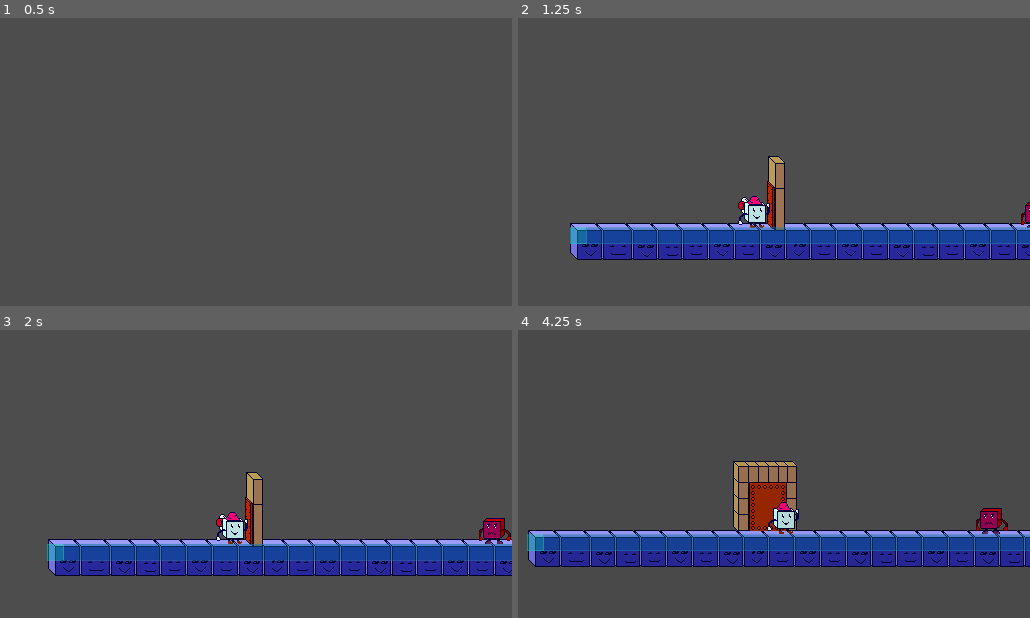
Above: before the commit, frames 1-4 (two rows, left to right).
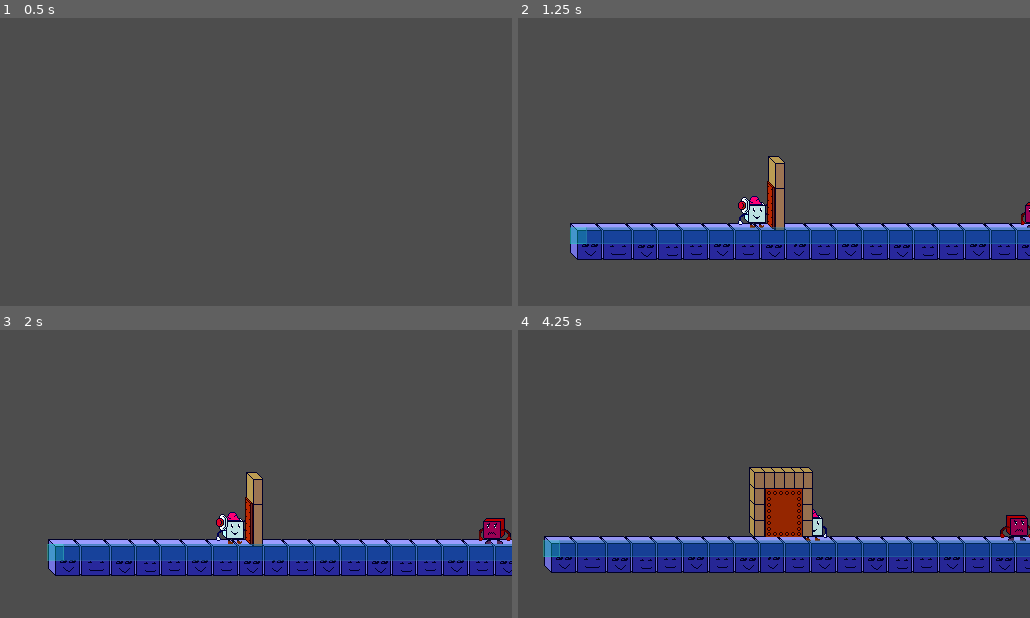
Above: after the commit, the same moments.

Repository: Doomn00b/Kewb
Game: Godot game, scene res://GUI/SplashScreenManager.tscn
The game is run twice, just before and just after one commit, with the same random seed, the same clock (stepped at 60 frames per second) and the same inputs.
Inputs:
- Up to frame 1 (0.5 s): no input
- Up to frame 2 (1.25 s): tap Enter (ui_accept) at 0.5 s; hold Right (move_forward) from 0.53 s (still down); tap Z (attack) at 0.6 s; tap Space (jump) at 0.77 s
- Up to frame 3 (2 s): keep holding Right (move_forward); tap X (charge) at 1.35 s; tap Space (jump) at 1.52 s
- Up to frame 4 (4.25 s): release Right (move_forward) at 2.03 s; hold Left (move_back) 2.03-2.78 s; tap Z (attack) at 2.1, 3.6 s; hold Right (move_forward) from 2.78 s (still down); tap X (charge) at 2.85 s; tap Space (jump) at 3.02, 3.77 s

Frame 1 is identical in both runs. In frame 2, less than 0.1% of the frame differs, in the area x 44-50%, y 63-69%; in frame 3, less than 0.1%; in frame 4, 15%, in the area x 1-100%, y 45-85%.

Commit message:
CODE: Revised level-transitioning and game-management. Tom broke my mind with the new code...

Diff:
--- a/GameManager.gd
+++ b/GameManager.gd
@@ -1,15 +1,14 @@
 class_name GameManager
 extends Node
-
 #This is our Singleton that remembers our score and other things, in-between scenes.
 #The GAME MANAGER, essentially.
-
 @export var level_2D : Node2D #We set up a variable for the levels.
 @export var gui : Control #A variable for the various Graphical User Interface.
 
 var current_level2d : Node2D
 var current_gui : Control
-var scene_cache: Dictionary = {} #Store loaded scenes by path. We make a dictionary for our scenes, so we don't overload memory.
+var level_dict : Dictionary[String, Node2D] = {}
+var gui_dict : Dictionary[String, Control] = {} #Store loaded scenes by path. We make a dictionary for our scenes, so we don't overload memory.
 var is_game_over : bool = false #Boolean that controls if the game is over or not.
 #var score: int = 0 #We have a variable for score, which of course starts at zero.
 static var instance : GameManager
@@ -18,15 +17,12 @@
 	instance = self
 
 func _ready() -> void:
-	current_gui = %GUI
+	current_gui = null
 	current_level2d = level_2D #When you start, the current Level2D should just be the preset one.
 	#The below gui-change code with a dictionary may be sus...
-	if current_gui.scene_file_path: #If there's a current gui and it has a filepath, then...
-		scene_cache[current_gui.scene_file_path] = current_gui #...look into the scene-cache using the filepath and make that the current gui.
-
-	#if current_level2d.scene_file_path:
-		#scene_cache[current_level2d.scene_file_path] = current_level2d
-	#
+	level_dict["Level1"] = %LevelTest1
+	level_dict["Level2"] = %LevelTest2
+	gui_dict["PauseMenu"] = %PauseMenu
 # Called every frame. 'delta' is the elapsed time since the previous frame.
 func _process(_delta: float) -> void:
 	if Input.is_action_just_pressed("ui_accept") and is_game_over == true:
@@ -35,10 +31,9 @@
 		get_tree().reload_current_scene() #We get the whole tree, everything in every scene & then we reload the current scene, aka level.
 		reset_values() #And reset the values too.
 
-func change_level2D(new_level : PackedScene,
-	delete: bool = true,
-	keep_running: bool = false,
-	transition: bool = true, #Wait... WHEN does this become true?!
+func change_level2D(new_level : String,
+	target_area : int,
+	transition: bool = true,
 	seconds: float = 0.8) -> void:
 
 	#Condition to run a scene-transition.
@@ -47,58 +42,28 @@
 		TransitionController.instance.transition_out(seconds) #Get the instance of the controller & run the transition_out function.
 		await TransitionController.instance.animation_player.animation_finished #Wait until the animation is done.
 	#End transition-condition.
-	current_level2d.queue_free()
-	current_level2d = new_level.instantiate()
-	add_sibling.call_deferred(current_level2d)
+	#OLD LEVEL TURN OFF
+	current_level2d.visible = false
+	current_level2d.process_mode = Node.PROCESS_MODE_DISABLED
 
-	TransitionController.instance.transition_in(seconds) #Now we run the fade in transition as well.
+	current_level2d = level_dict[new_level]
 
+	#NEW LEVEL TURN ON
+	current_level2d.place_player(Player.instance, target_area)
+	await get_tree().process_frame
+	current_level2d.visible = true
+	current_level2d.process_mode = Node.PROCESS_MODE_INHERIT
 
-#func change_level2D(
-	##function variables
-	#new_lvlscene: String,
-	#delete: bool = true,
-	#keep_running: bool = false,
-	#transition: bool = true,
-	#transition_in: String = "fade_in",
-	#transition_out: String = "fade_out",
-	#seconds: float = 0.8) -> void:
-		#
-	##Condition to run a scene-transition.
-	#if transition:
-		#TransitionController.instance.transition(transition_out, seconds) #Get the instance of the controller & run the transition-function, with the fade_out animation as a variable.
-		#await TransitionController.instance.animation_player.animation_finished #Wait until the animation is done.
-	##End transition-condition.
-		#
-	#if current_level2d != null: #If there's a current level running, then...
-		#if delete:
-			#var scene_path = current_level2d.scene_file_path
-			#current_level2d.queue_free() #Removes the level entirely.
-			#scene_cache.erase(scene_path) #remove it from dictionary.
-		#elif keep_running:
-			#current_level2d.visible = false #Keeps the level in memory and RUNNING, but invisible.
-		#else:
-			#level_2D.remove_child(current_level2d) #This keeps the Level in memory, but NOT running.
-	##var newL2D = load(new_lvlscene).instantiate() #Variable that defines a new Level based on a new instance of new_lvlscene.
-	##level_2D.add_child(newL2D) #We make the new popup/gui a child of gui, so it appears under it in the editor.
-	##current_level2d = newL2D
-	#var new_level: Node2D
-	#if scene_cache.has(new_lvlscene):
-		#new_level = scene_cache[new_lvlscene]
-		#if new_level.get_parent() == null:
-			#level_2D.add_child(new_level)
-		##TransitionController.instance.transition(transition_in, seconds) #We do a transition BEFORE we make the level entirely visible.
-		#new_level.visible = true
-	#
-	#TransitionController.instance.transition(transition_in, seconds) #Now we run the fade in transition as well.
-	#
+	if transition == true:
+		TransitionController.instance.transition_in(seconds) #Now we run the fade in transition as well.
+
 #This function manages GUI-scenes/prefabs
 func change_gui_scene(
 	#Local variables (WHY do I need to make these local?? seems like extra text.)
 	new_guiscene: String,
-	delete: bool = true,
-	keep_running: bool = false,
-	transition: bool = true,
+	delete: bool,
+	keep_running: bool,
+	transition: bool,
 	seconds: float = 0.8 ) -> void:
 
 	#Condition to run a gui scene-transition.
@@ -106,27 +71,27 @@
 		print_debug("We shall run a transition")
 		TransitionController.instance.transition_out(seconds) #Get the instance of the controller & run the transition_out function.
 		await TransitionController.instance.animation_player.animation_finished #Wait until the animation is done.
+	elif transition == false:
+		pass
 	#End transition-condition.
 
 	#Conditions to change GUI.
 	if current_gui != null: #If we've currently got a GUI...
 		if delete:
-			var scene_path = current_gui.scene_file_path #store the file path of the current gui in the dictionary in this variable.
 			current_gui.queue_free() #Remove from memory.
-			scene_cache.erase(scene_path) #remove it from dictionary.
+			gui_dict.erase(gui_dict.find_key(current_gui)) #remove it from dictionary.
 		elif keep_running:
 			current_gui.visible = false #Keeps the gui in memory and running.
-		else:
-			gui.remove_child(current_gui) #This keeps the GUI in memory, but NOT running.
+			current_gui.process_mode = Node.PROCESS_MODE_DISABLED
 
 	var new_gui: Control
-	if scene_cache.has(new_guiscene):
-		new_gui = scene_cache[new_guiscene]
-		if new_gui.get_parent() == null:
-			gui.add_child(new_gui)
+	if gui_dict.has(new_guiscene):
+		new_gui = gui_dict[new_guiscene]
 		new_gui.visible = true
+		new_gui.process_mode = Node.PROCESS_MODE_INHERIT
 
-	TransitionController.instance.transition_in(seconds) #Now we run the fade in transition as well.
+	if transition == true:
+		TransitionController.instance.transition_in(seconds) #Now we run the fade in transition as well.
 
 func reset_values(): #Because you died, but you're restarting...
 	#score = 0
--- a/TransitionController.gd
+++ b/TransitionController.gd
@@ -9,14 +9,10 @@
 func _init() -> void:
 	instance = self
 
-#This function will reference the animationplayer and play the fade-in/out animations.
-#func transition(animation: String, seconds: float) -> void:
-	##For the length of the animation, we are adjusting the animation-speed by...
-	#animation_player.play(animation, -0.8, 0.8 / seconds) #...adjusting the animation-speed by dividing it with our desired time-length. (0.8 seconds)
-	#print_debug("Ran scene-transition fade.")
-
+#These functions will reference the animationplayer and play the fade-in/out animations.
+#For the length of the animation, we are adjusting the animation-speed by...
 func transition_in(seconds: float) -> void:
-	animation_player.play("fade_in", -0.8, 0.8 / seconds)
+	animation_player.play("fade_in", -0.8, 0.8 / seconds) #...dividing it with our desired time-length. (0.8 seconds)
 	print_debug("Ran fade in.")
 
 func transition_out(seconds: float) -> void:
--- a/characters/Player/player.gd
+++ b/characters/Player/player.gd
@@ -55,6 +55,10 @@
 var current_anim_state = AnimationState.PAIDLE
 var anim : AnimationPlayer
 var fist_time : Timer
+static var instance : Player
+
+func _init() -> void:
+	instance = self
 
 func _ready() -> void:
 	anim = %AnimationPlayer
--- a/levels/KewbTest1.tscn
+++ b/levels/KewbTest1.tscn
@@ -1,6 +1,6 @@
 [gd_scene format=4 uid="uid://catv4gbu1rp2n"]
 
-[ext_resource type="PackedScene" uid="uid://ck072mpnnrudx" path="res://characters/Player/player.tscn" id="1_34yvf"]
+[ext_resource type="Script" uid="uid://deekrqvtki7tj" path="res://levels/level.gd" id="1_prie1"]
 [ext_resource type="PackedScene" uid="uid://s3fiqrbtsdwi" path="res://characters/Enemies/enemy_kewb.tscn" id="2_j8rsw"]
 [ext_resource type="PackedScene" uid="uid://d2kxrorooo8fd" path="res://characters/Enemies/enemy_spawner.tscn" id="3_78frg"]
 [ext_resource type="Texture2D" uid="uid://b5nkwflr4ryos" path="res://Tilesets/kewb-tiles_blue.png" id="3_mg0xd"]
@@ -68,12 +68,16 @@
 [sub_resource type="RectangleShape2D" id="RectangleShape2D_q3et8"]
 size = Vector2(168, 16)
 
-[node name="LevelTest1" type="Node2D" unique_id=2143603366]
+[node name="LevelTest1" type="Node2D" unique_id=2143603366 node_paths=PackedStringArray("entry_points")]
 y_sort_enabled = true
+script = ExtResource("1_prie1")
+entry_points = [NodePath("EntryPoint"), NodePath("EntryPoint2")]
 
-[node name="Player" parent="." unique_id=1702685496 instance=ExtResource("1_34yvf")]
-z_index = 1
-position = Vector2(-336, 200)
+[node name="EntryPoint" type="Marker2D" parent="." unique_id=153490671]
+position = Vector2(-339, 198)
+
+[node name="EntryPoint2" type="Marker2D" parent="." unique_id=95239767]
+position = Vector2(174, 188)
 
 [node name="TestBlock" type="StaticBody2D" parent="." unique_id=1762496683 groups=["Obstacle", "Walls"]]
 position = Vector2(-446, 88)
@@ -151,7 +155,6 @@
 [node name="LevelTransition" parent="." unique_id=1965396953 instance=ExtResource("8_kjfbt")]
 position = Vector2(-417, 214)
 size = 4
-target_level = "uid://cepwkqqc6s3dp"
+target_level = "Level2"
 
-[editable path="Player"]
 [editable path="EnemySpawner2"]
--- a/levels/KewbTest2.tscn
+++ b/levels/KewbTest2.tscn
@@ -1,6 +1,6 @@
 [gd_scene format=4 uid="uid://cepwkqqc6s3dp"]
 
-[ext_resource type="PackedScene" uid="uid://ck072mpnnrudx" path="res://characters/Player/player.tscn" id="1_aq4yf"]
+[ext_resource type="Script" uid="uid://deekrqvtki7tj" path="res://levels/level.gd" id="1_ndik7"]
 [ext_resource type="PackedScene" uid="uid://d2kxrorooo8fd" path="res://characters/Enemies/enemy_spawner.tscn" id="2_62q5x"]
 [ext_resource type="PackedScene" uid="uid://s3fiqrbtsdwi" path="res://characters/Enemies/enemy_kewb.tscn" id="3_d4w2d"]
 [ext_resource type="Texture2D" uid="uid://b5nkwflr4ryos" path="res://Tilesets/kewb-tiles_blue.png" id="4_ikoun"]
@@ -60,11 +60,12 @@
 physics_layer_0/physics_material = SubResource("PhysicsMaterial_78frg")
 sources/1 = SubResource("TileSetAtlasSource_j8rsw")
 
-[node name="LevelTest2" type="Node2D" unique_id=2143603366]
+[node name="LevelTest2" type="Node2D" unique_id=2143603366 node_paths=PackedStringArray("entry_points")]
 y_sort_enabled = true
+script = ExtResource("1_ndik7")
+entry_points = [NodePath("EntryPoint"), NodePath("EntryPoint")]
 
-[node name="Player" parent="." unique_id=1702685496 instance=ExtResource("1_aq4yf")]
-z_index = 1
+[node name="EntryPoint" type="Marker2D" parent="." unique_id=1872710426]
 position = Vector2(-296, 200)
 
 [node name="TestBlock" type="StaticBody2D" parent="." unique_id=1762496683 groups=["Obstacle", "Walls"]]
@@ -118,7 +119,6 @@
 
 [node name="LevelTransition" parent="." unique_id=1965396953 instance=ExtResource("7_ndik7")]
 position = Vector2(-368, 208)
-target_level = "uid://catv4gbu1rp2n"
+target_level = "Level1"
 
-[editable path="Player"]
 [editable path="EnemySpawner2"]
--- /dev/null
+++ b/levels/level.gd
@@ -0,0 +1,11 @@
+extends Node2D
+
+
+@export var entry_points : Array[Marker2D]
+var player : Player
+
+func _ready():
+	player = Player.instance
+
+func place_player(player : Player, target_area : int):
+	player.global_position = entry_points[target_area].global_position
--- a/levels/level_transition.gd
+++ b/levels/level_transition.gd
@@ -19,17 +19,12 @@
 		location = value
 		apply_area_settings()
 @export_category("Put level & Trans.-zone NAME here:")
-@export_file("*.tscn") var target_level : String = "" #We make a new Var that stores the target, and the target can only be the tscn-filetype
+@export var target_level : String = ""
 @export var target_area_name: String = "LevelTransition" #The target spawn-area the transition-zone leads to.
 
 @onready var area_2d: Area2D = %LtArea #When the script starts, we store the level-transitions area2D.
 
 func _ready() -> void:
-	#GUARD-CLAUSE
-	#if Engine.is_editor_hint(): #If we're still in the editor (instead of the game), then...
-		#print_debug("We're running in the editor; turning off scene-transitions.")
-		#return #...don't run the scene-transition-code.
-	#END Guard-Clause
 	player_ent_zone.connect(_transition_level) #When we start the scene we connect a signal to the transition-level function.
 	apply_area_settings() #Run the changes to the shape of zone.
 
@@ -39,8 +34,7 @@
 		player_ent_zone.emit() #...the signal is emitted, which starts the transition-level function.
 
 func _transition_level(): #Transition to a different level, runs when signal is emitted.
-	#GameManager.instance.change_level2D(transition)
-	GameManager.instance.change_level2D(load(target_level))
+	GameManager.instance.change_level2D(target_level, 0)
 
 func apply_area_settings(): #This function changes the size et c properties of the transition-zone.
 	area_2d = get_node_or_null("")
--- a/levels/main.tscn
+++ b/levels/main.tscn
@@ -1,7 +1,9 @@
 [gd_scene format=3 uid="uid://q0bh23avpg8e"]
 
 [ext_resource type="Script" uid="uid://b05hv42pd7wly" path="res://GameManager.gd" id="1_sugp2"]
+[ext_resource type="PackedScene" uid="uid://ck072mpnnrudx" path="res://characters/Player/player.tscn" id="2_5k4jt"]
 [ext_resource type="PackedScene" uid="uid://catv4gbu1rp2n" path="res://levels/KewbTest1.tscn" id="2_jyhfs"]
+[ext_resource type="PackedScene" uid="uid://cepwkqqc6s3dp" path="res://levels/KewbTest2.tscn" id="3_ifaiv"]
 [ext_resource type="PackedScene" uid="uid://dsjr2e3n05mnb" path="res://GUI/GUI.tscn" id="3_m1504"]
 [ext_resource type="PackedScene" uid="uid://lc0p06eyckk2" path="res://TransitionController.tscn" id="4_m1504"]
 
@@ -9,15 +11,30 @@
 
 [node name="GameManager" type="Node" parent="." unique_id=1162974979 node_paths=PackedStringArray("level_2D", "gui")]
 script = ExtResource("1_sugp2")
-level_2D = NodePath("../Level2D")
+level_2D = NodePath("../LevelTest1")
 gui = NodePath("../CanvasLayer/GUI")
 
-[node name="Level2D" parent="." unique_id=2143603366 instance=ExtResource("2_jyhfs")]
+[node name="Player" parent="." unique_id=1236161566 instance=ExtResource("2_5k4jt")]
+position = Vector2(-336, 200)
+
+[node name="LevelTest1" parent="." unique_id=2143603366 instance=ExtResource("2_jyhfs")]
+unique_name_in_owner = true
+
+[node name="LevelTest2" parent="." unique_id=1236755543 instance=ExtResource("3_ifaiv")]
+unique_name_in_owner = true
+process_mode = 4
+visible = false
 
 [node name="CanvasLayer" type="CanvasLayer" parent="." unique_id=1438152076]
 
 [node name="GUI" parent="CanvasLayer" unique_id=2074600678 instance=ExtResource("3_m1504")]
 unique_name_in_owner = true
+
+[node name="PauseMenu" type="Control" parent="CanvasLayer/GUI" unique_id=389244657]
+unique_name_in_owner = true
+anchors_preset = 0
+offset_right = 40.0
+offset_bottom = 40.0
 
 [node name="TransitionController" parent="CanvasLayer" unique_id=1899625543 instance=ExtResource("4_m1504")]
 offset_top = 0.0
Not shown, added: levels/level.gd.uid
